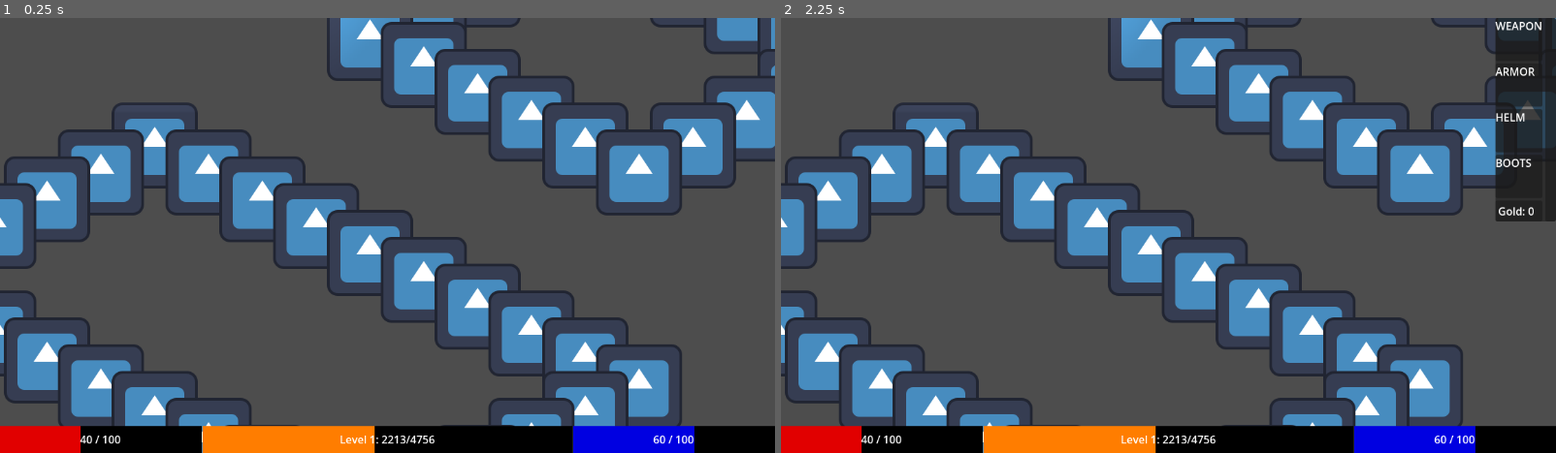
Above: before the commit, frames 1-2 (left to right).
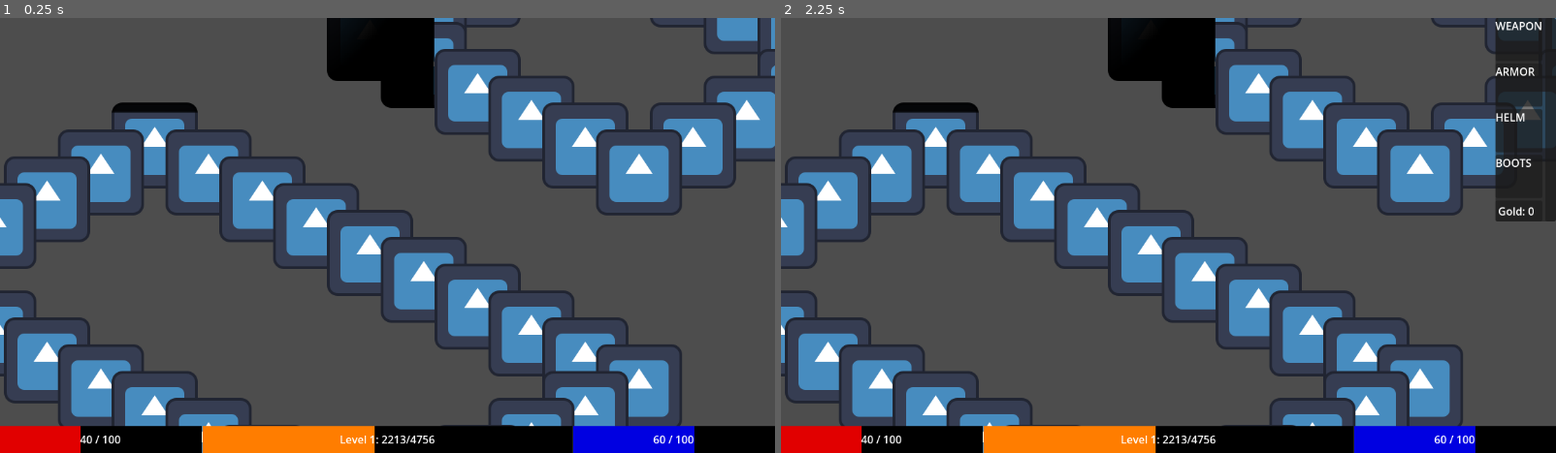
Above: after the commit, the same moments.

Repository: PietPadda/Godot_2D_ARPG
Game: Godot game, scene res://scenes/levels/town.tscn
Two runs of this game, one before a commit and one after it. Both use one fixed random seed, a clock stepped at 60 frames per second and the inputs below. This scene is started directly instead of the project's main scene. The engine's default icon, where the game draws it, is replaced by a stand-in: a white triangle on a blue panel in a dark square.
Inputs (mouse positions are in pixels of both pictures, inside the frame that each line leads up to):
- Up to frame 1 (0.25 s): no input
- Up to frame 2 (2.25 s): tap Enter at 0.5, 2 s; move the mouse to (1129, 322) at 0.52 s; hold E (interact) 0.53-1.28 s; click (1129, 322) at 0.67 s; tap Space at 1.25 s; move the mouse to (1401, 300) at 1.27 s; click (1401, 300) at 1.35 s; move the mouse to (936, 170) at 2.02 s; tap I (toggle_character_sheet) at 2.1 s; click (936, 170) at 2.17 s

The runs differ from the first frame. In frame 1, 2.7% of the frame differs, in the area x 14-57%, y 0-22%; in frame 2, 2.7%.
Error in both runs: Invalid assignment of property or key 'tile_map_layer' with value of type 'TileMapLayer' on a base object of type 'Node (GridManager)'. (res://scripts/levels/t…

Commit message:
feat(visibility): implement line-of-sight culling for enemies

Diff:
--- a/scenes/enemies/skeleton.tscn
+++ b/scenes/enemies/skeleton.tscn
@@ -150,4 +150,7 @@
 [node name="MultiplayerSynchronizer" type="MultiplayerSynchronizer" parent="."]
 replication_config = SubResource("SceneReplicationConfig_f0dbl")
 
+[node name="VisibleOnScreenNotifier2D" type="VisibleOnScreenNotifier2D" parent="."]
+rect = Rect2(-64, -64, 128, 128)
+
 [connection signal="body_entered" from="AggroRadius" to="." method="_on_aggro_radius_body_entered"]
--- a/scenes/player/player.tscn
+++ b/scenes/player/player.tscn
@@ -262,6 +262,7 @@
 [node name="PointLight2D" type="PointLight2D" parent="."]
 position = Vector2(0, -1)
 scale = Vector2(5.5, 5.5)
+blend_mode = 2
 range_item_cull_mask = 3
 shadow_enabled = true
 shadow_item_cull_mask = 2
--- a/scripts/enemies/skeleton.gd
+++ b/scripts/enemies/skeleton.gd
@@ -6,13 +6,16 @@
 @onready var loot_component: LootComponent = $LootComponent
 @onready var health_bar = $HealthBar
 
-# REMOVE the entire synced_health property. We don't need it anymore.
-# @export var synced_health: int = 100:
-# 	...
+# Get a reference to the new notifier node.
+@onready var visibility_notifier: VisibleOnScreenNotifier2D = $VisibleOnScreenNotifier2D
 
 func _ready() -> void:
 	# connect signals to functions
 	stats_component.died.connect(_on_death)
+
+	# Connect the notifier's signals to our show/hide methods.
+	visibility_notifier.screen_entered.connect(show)
+	visibility_notifier.screen_exited.connect(hide)
 
 func _on_aggro_radius_body_entered(body: Node2D) -> void:
 	# Don't re-aggro if we're already chasing or attacking.
